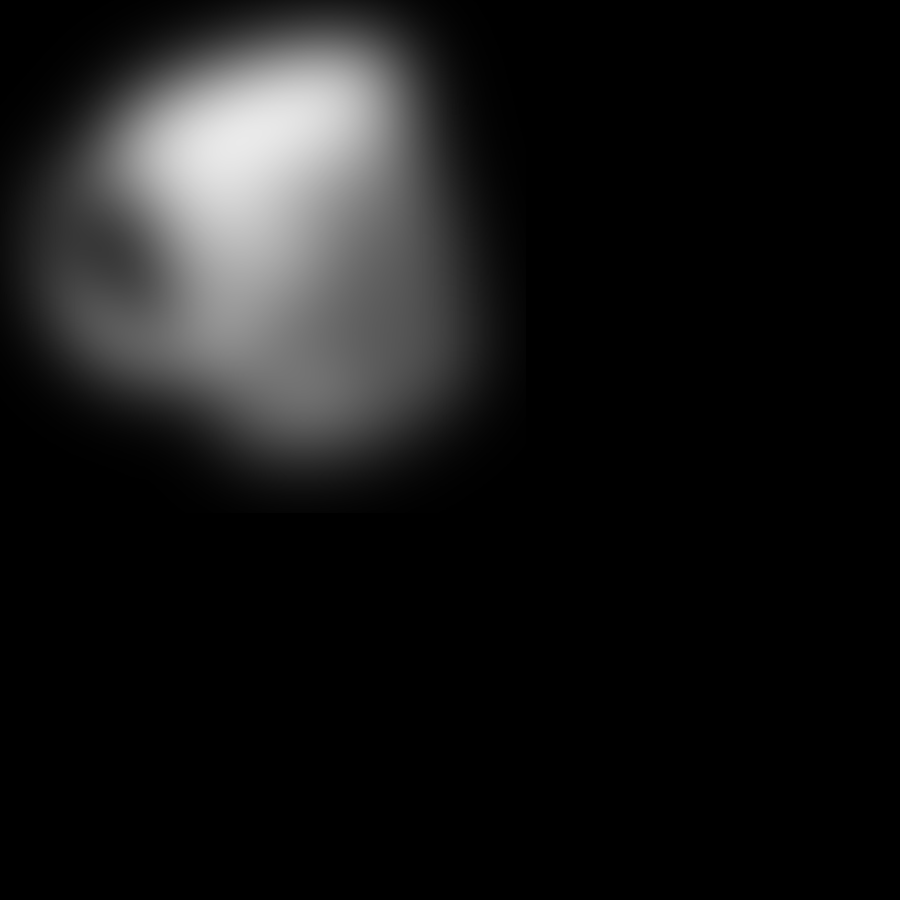
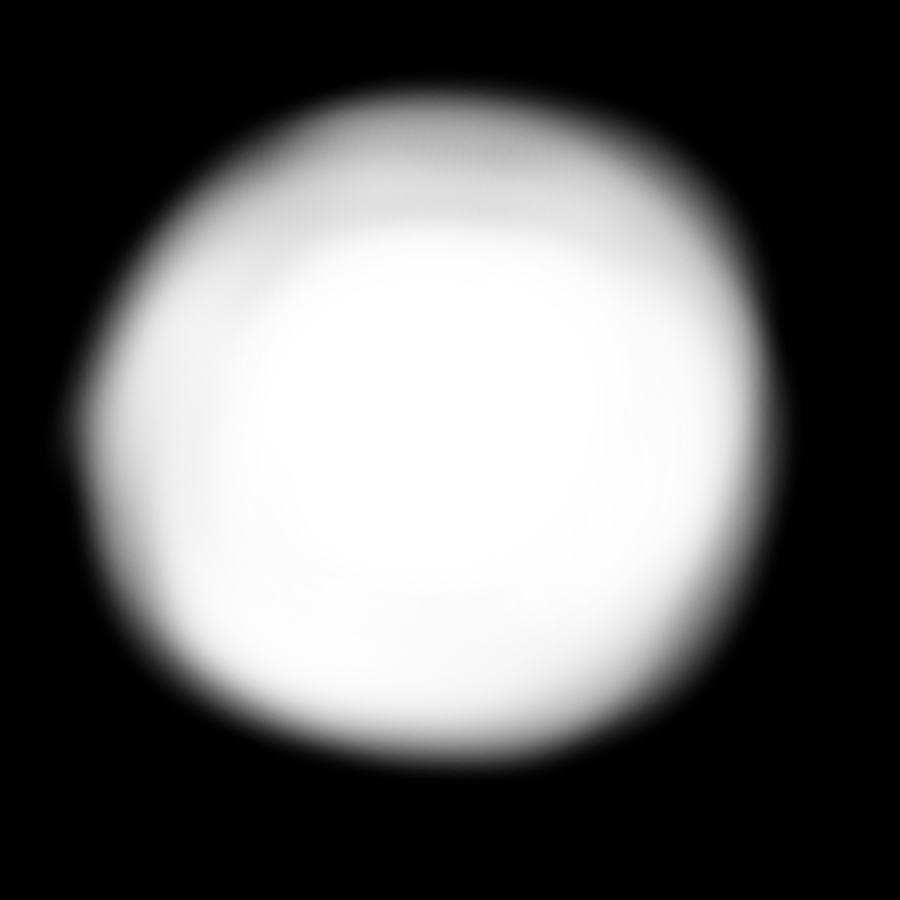
Comparing the layer stacks of the two 900 x 900 images. Changes:
added layer "Capa #3" above "Capa #2" over (238, 248, 619, 605)
added layer "Capa #2" above "Capa #1" over (40, 69, 802, 782)
hid "Copia de Copia de Copia de img_target_blur.pgm #1" over (0, 0, 526, 513)
